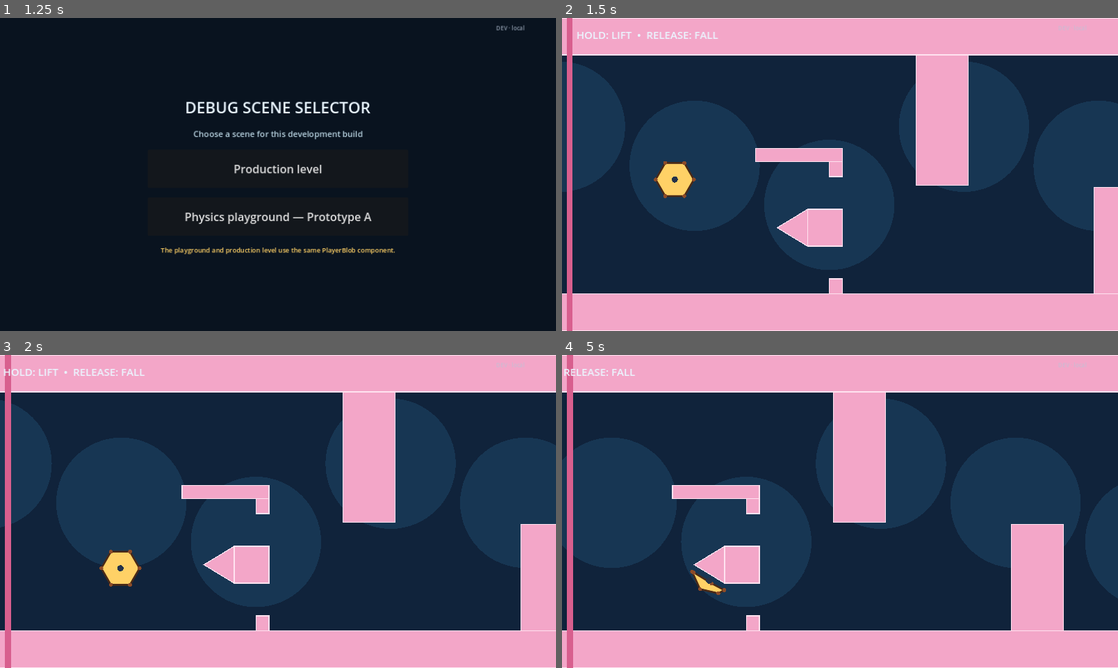
Above: before the commit, frames 1-4 (two rows, left to right).
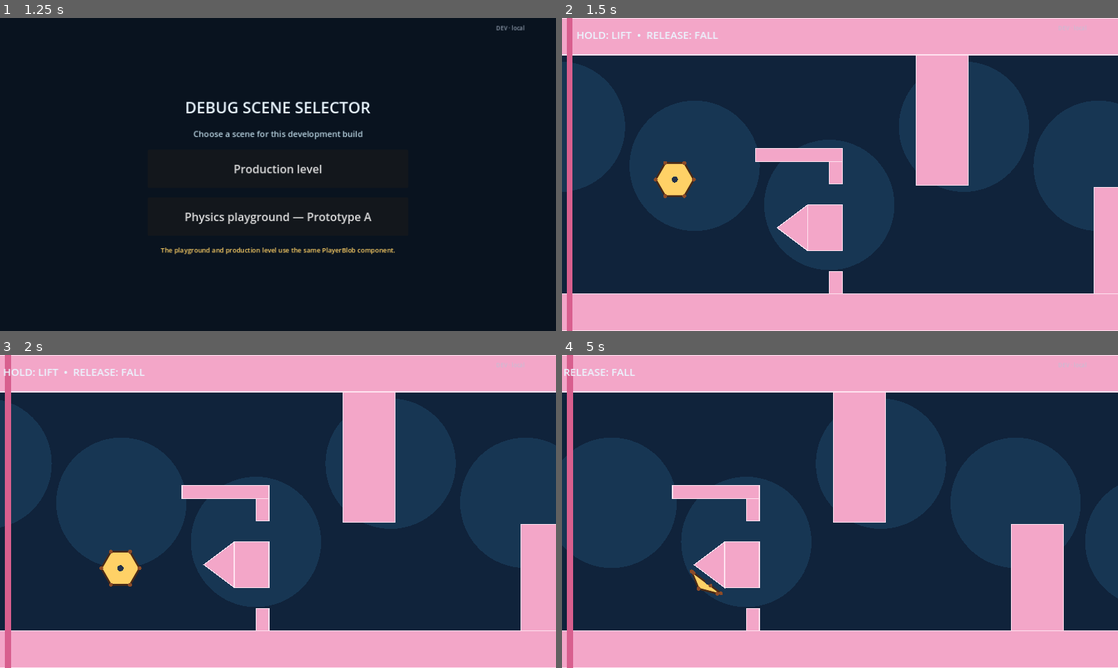
Above: after the commit, the same moments.

Repository: ted7007/test-ai-game
Game: Godot game, scene res://debug_launcher.tscn
Same seed, same stepped clock (60 frames per second), same inputs: the game is played once before the commit and once after it.
Inputs (mouse positions are in pixels of both pictures, inside the frame that each line leads up to):
- Up to frame 1 (1.25 s): click "DEV · local" at 0.5 s
- Up to frame 2 (1.5 s): click "Production level" at 1.25 s
- Up to frame 3 (2 s): no input
- Up to frame 4 (5 s): click "DEV · local" at 2 s; click "DEV · local" at 2.75 s; click "DEV · local" at 3.5 s; tap Enter at 4.25 s; move the mouse to (962, 495) at 4.27 s; hold Space (fly) from 4.28 s (still down); click (962, 495) at 4.42 s

Frame 1 is identical in both runs. In frame 2, 0.5% of the frame differs, in the area x 38-51%, y 50-84%; in frame 3, 0.5%; in frame 4, 0.6%, in the area x 23-36%, y 50-84%.
Error before the commit: Invalid assignment of property or key 'max_length' with value of type 'float' on a base object of type 'DampedSpringJoint2D'. (res://player/player_blob.gd:204)
Error after the commit: Invalid assignment of property or key 'max_length' with value of type 'float' on a base object of type 'DampedSpringJoint2D'. (res://player/player_blob.gd:205)

Commit message:
Improve sharp tip split detection

Diff:
--- a/main.gd
+++ b/main.gd
@@ -201,12 +201,12 @@
 	_add_rect("SplitRouteRoof", Rect2(450, 300, 200, 30), Color("f3a6c8"))
 	_add_polygon("SplitRoutePoint", PackedVector2Array([
 		Vector2(500, 482.5),
-		Vector2(570, 440),
-		Vector2(570, 525),
+		Vector2(570, 430),
+		Vector2(570, 535),
 	]), Color("f3a6c8"))
-	_add_rect("SplitRouteSeparator", Rect2(570, 440, 80, 85), Color("f3a6c8"))
-	_add_rect("SplitRouteGateTop", Rect2(620, 330, 30, 35), Color("f3a6c8"))
-	_add_rect("SplitRouteGateBottom", Rect2(620, 600, 30, 35), Color("f3a6c8"))
+	_add_rect("SplitRouteSeparator", Rect2(570, 430, 80, 105), Color("f3a6c8"))
+	_add_rect("SplitRouteGateTop", Rect2(620, 330, 30, 52), Color("f3a6c8"))
+	_add_rect("SplitRouteGateBottom", Rect2(620, 583, 30, 52), Color("f3a6c8"))
 	_add_rect("Obstacle1", Rect2(820, 85, 120, 300), Color("f3a6c8"))
 	_add_rect("Obstacle2", Rect2(1230, 390, 120, 245), Color("f3a6c8"))
 	_add_rect("Obstacle3", Rect2(1640, 85, 120, 330), Color("f3a6c8"))
--- a/player/player_blob.gd
+++ b/player/player_blob.gd
@@ -46,6 +46,7 @@
 @export var can_split := true
 @export_range(-1.0, 0.0, 0.05) var crush_normal_dot_min := -0.90
 @export_range(-1.0, 0.0, 0.05) var crush_normal_dot_max := -0.35
+@export_range(-1.0, -0.90, 0.01) var crush_tip_normal_dot_min := -0.99
 @export_range(0.2, 1.0, 0.01) var crush_compression_ratio := 0.82
 @export_range(0.25, 2.0, 0.05) var crush_tip_contact_span_ratio := 1.15
 @export_range(0.0, 20.0, 0.25) var crush_min_contact_impulse := 2.0
@@ -311,7 +312,9 @@
 				continue
 			var second_normal := _contact_normals[second_index]
 			var normal_dot := first_normal.dot(second_normal)
-			if normal_dot < crush_normal_dot_min or normal_dot > crush_normal_dot_max:
+			var close_to_sharp_tip := _contact_positions[first_index].distance_to(_contact_positions[second_index]) <= _effective_rest_radius() * crush_tip_contact_span_ratio
+			var thin_tip_pair := close_to_sharp_tip and normal_dot >= crush_tip_normal_dot_min
+			if normal_dot > crush_normal_dot_max or (normal_dot < crush_normal_dot_min and not thin_tip_pair):
 				continue
 			var wedge_outward := first_normal + second_normal
 			if wedge_outward.length_squared() <= 0.01:
@@ -323,7 +326,6 @@
 			if axis.length_squared() <= 0.01:
 				continue
 			var compressed_between_surfaces := _compression_ratio_on_axis(axis) <= crush_compression_ratio
-			var close_to_sharp_tip := _contact_positions[first_index].distance_to(_contact_positions[second_index]) <= _effective_rest_radius() * crush_tip_contact_span_ratio
 			if compressed_between_surfaces or close_to_sharp_tip:
 				return axis
 	return Vector2.ZERO
